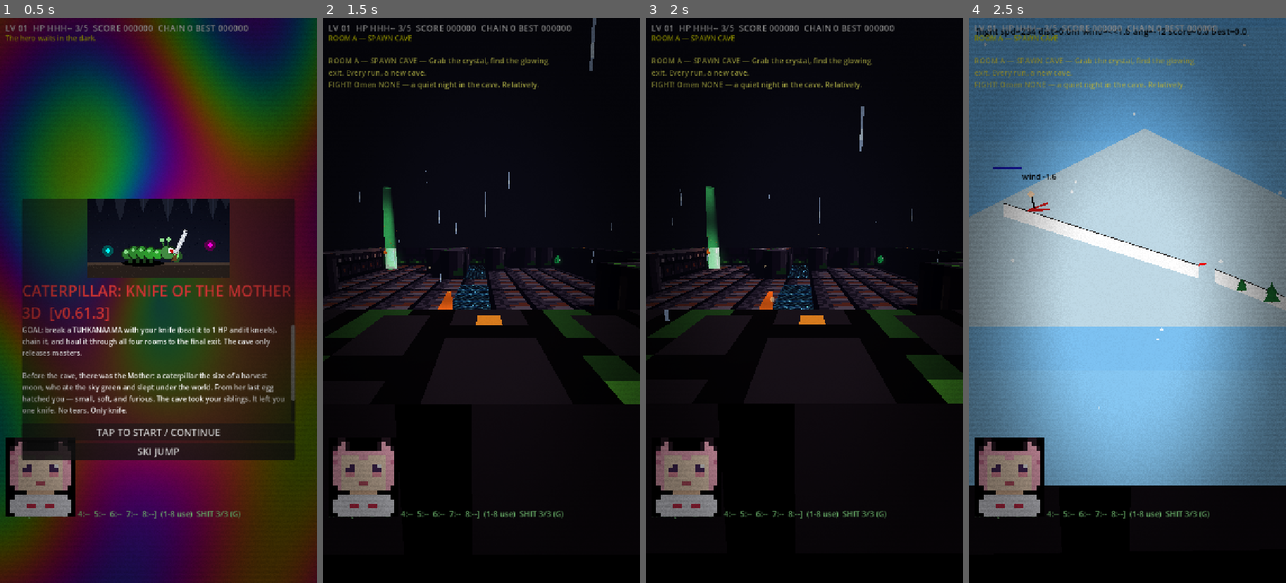
Above: before the commit, frames 1-4 (left to right).
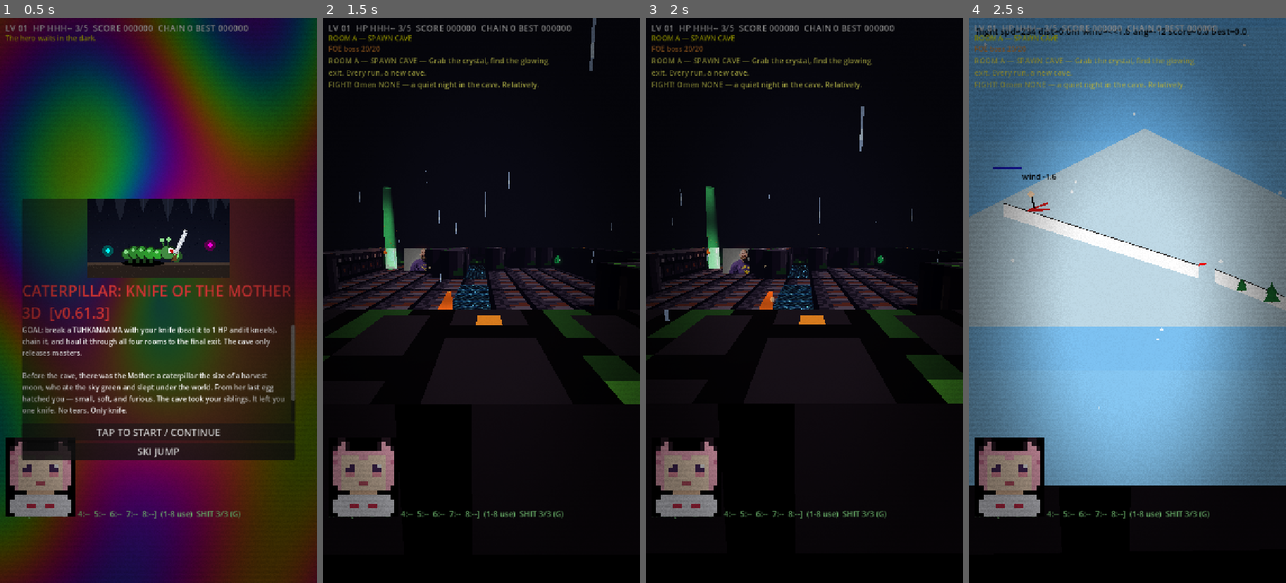
Above: after the commit, the same moments.

Repository: taistelupelto-rgb/tuomon-oma-videopeli
Game: Godot game, scene res://main.tscn
The game is run twice, just before and just after one commit, with the same random seed, the same clock (stepped at 60 frames per second) and the same inputs. Sound files missing from this copy of the repository are replaced by a short silence.
Inputs (mouse positions are in pixels of both pictures, inside the frame that each line leads up to):
- Up to frame 1 (0.5 s): no input
- Up to frame 2 (1.5 s): click "TAP TO START / CONTINUE" at 0.5 s; click "SKIP >>" at 1.25 s
- Up to frame 3 (2 s): no input
- Up to frame 4 (2.5 s): tap Enter at 2 s; move the mouse to (1197, 272) at 2.02 s; hold Right from 2.03 s (still down); tap J at 2.1 s; click (1197, 272) at 2.17 s; tap Space at 2.27 s

Frame 1 is identical in both runs. In frame 2, 0.4% of the frame differs, in the area x 1-33%, y 5-45%; in frame 3, 0.4%, in the area x 1-33%, y 5-46%; in frame 4, less than 0.1%.

Commit message:
feat: paleface boss in every room with looping Finnish yells

Diff:
--- a/main.gd
+++ b/main.gd
@@ -190,6 +190,8 @@
 const DMG_YELL := preload("res://assets/voices/dmg_yell_01.ogg")
 const FOE_YELL := preload("res://assets/voices/foe_yell_01.ogg")
 const ENEMY_LOOK := preload("res://assets/diarra.jpg")
+const BOSS_LOOK := preload("res://assets/paleface.jpg")
+const PALEFACE_LINES := ["emme suostu pelkäämään", "vitun natsit!", "falafel pierettää vitusti"]
 
 const VOICE_COUNTS := {"room_a": 8, "room_b": 8, "room_c": 8, "room_d": 8,
 	"foe_chase": 8, "foe_dash": 8, "foe_tuhk": 8, "boss_see": 6,
@@ -1186,12 +1188,11 @@
 			etype = "tuhkanaama" # soot-black lurker, fast and tough
 		var fast := (0.8 if modifier == "SWIFT" else 0.0) + (0.5 if modifier == "RICH" else 0.0)
 		enemies.append(_new_enemy(ep, etype, k < int(d.get("elites", 0)), false, fast))
-	if bool(d.get("boss", false)):
-		var bp := _free_cell(taken, 4.0)
-		taken.append(bp)
-		if not _bfs_reachable(SPAWN_CELL).has(bp):
-			_carve_line(SPAWN_CELL, bp)
-		enemies.append(_new_enemy(bp, "boss", false, true, 0.0))
+	var bp := _free_cell(taken, 4.0)
+	taken.append(bp)
+	if not _bfs_reachable(SPAWN_CELL).has(bp):
+		_carve_line(SPAWN_CELL, bp)
+	enemies.append(_new_enemy(bp, "boss", false, true, 0.0))
 	# the run always offers a chain: rooms B-D guarantee one tuhkanaama
 	if ri >= 1:
 		var has_t := false
@@ -2134,6 +2135,13 @@
 			hurt("daemon")
 
 func _boss_move(e: Dictionary, n: CharacterBody3D, dir: Vector2, dist: float, delta: float) -> void:
+	e["yell_t"] = float(e.get("yell_t", 3.0)) - delta
+	if float(e["yell_t"]) <= 0.0:
+		e["yell_t"] = 5.0 + rng.randf() * 2.0
+		var yi := int(e.get("yell_i", 0)) % PALEFACE_LINES.size()
+		e["yell_i"] = int(e.get("yell_i", 0)) + 1
+		say("boss_taunt", n.position)
+		announce(PALEFACE_LINES[yi])
 	e["t"] = float(e["t"]) - delta
 	if e["mode"] == "stalk":
 		n.velocity.x = dir.x * float(e["sp"])
@@ -2858,7 +2866,11 @@
 	# every daemon wears the Mother's chosen face (assets/diarra.jpg): the photo as a
 	# billboard, sized to roughly the height the old pixel sprite used
 	var sprite: Sprite3D
-	if ENEMY_LOOK != null:
+	if bool(e["boss"]) and BOSS_LOOK != null:
+		var blook: Texture2D = BOSS_LOOK
+		sprite = _sprite3d(blook, 1.4 / float(maxi(1, blook.get_height())), 0.7 * scale_f)
+		sprite.texture_filter = BaseMaterial3D.TEXTURE_FILTER_LINEAR
+	elif ENEMY_LOOK != null:
 		var look: Texture2D = ENEMY_LOOK
 		sprite = _sprite3d(look, 1.4 / float(maxi(1, look.get_height())), 0.7 * scale_f)
 		sprite.texture_filter = BaseMaterial3D.TEXTURE_FILTER_LINEAR
Binary file added: assets/paleface.jpg
Not shown, added: assets/paleface.jpg.import
